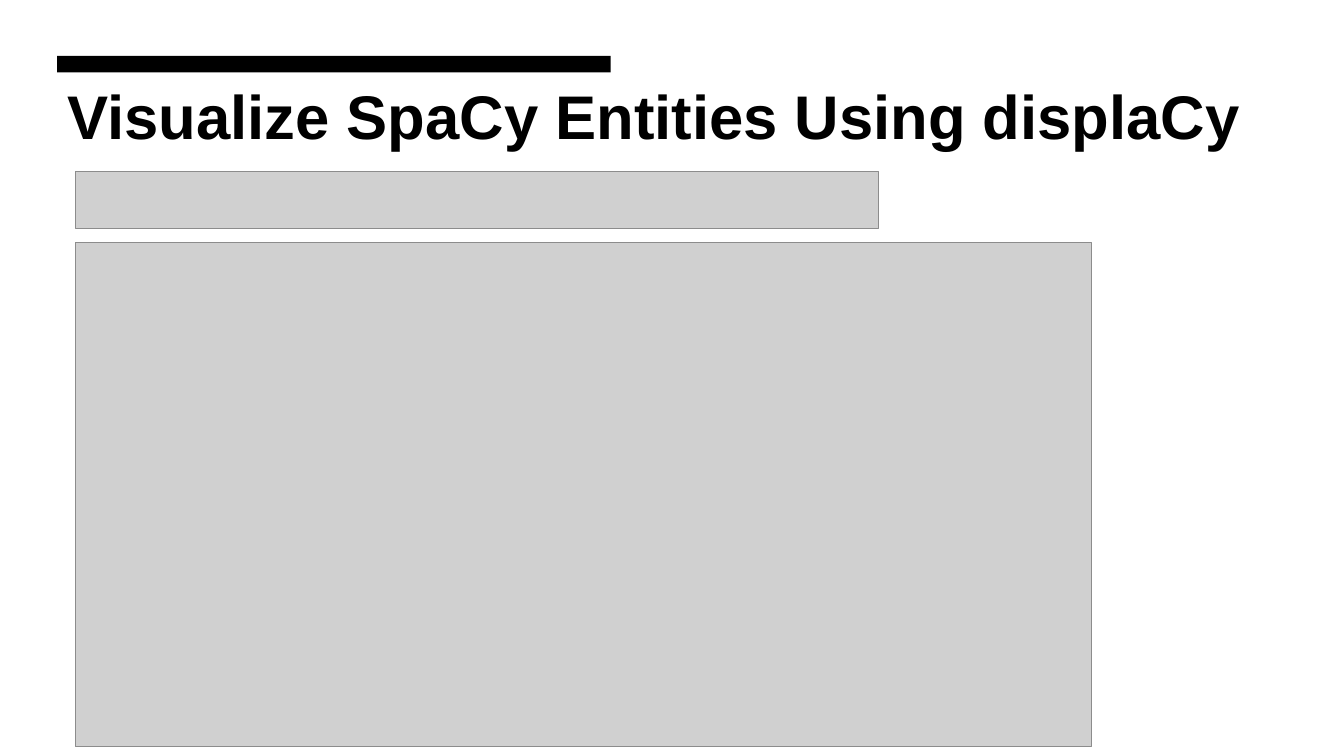
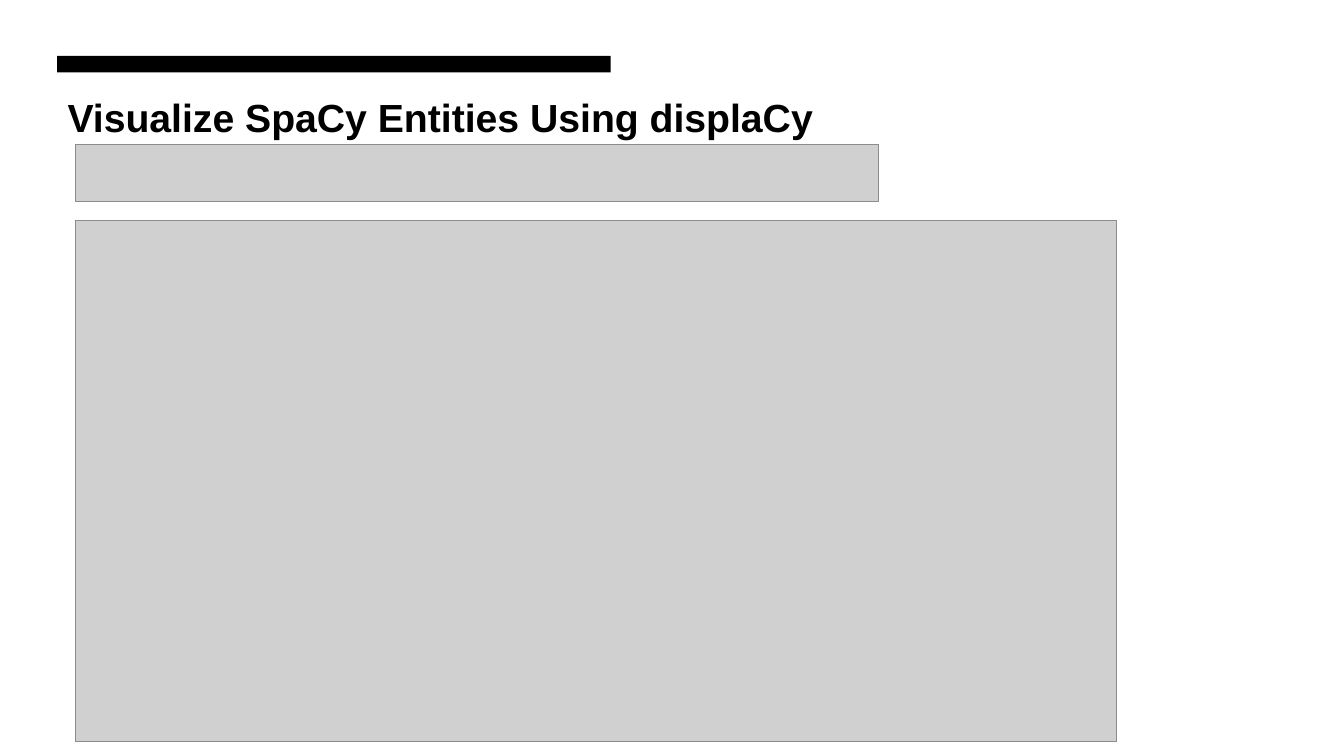
Before and after one commit to AnkitaSavaliya/AIH, a slide deck: slide 7 of MIMIC-III NLP.pptx (slide 6 before the commit). Drawn at 1344x756 pixels with LibreOffice and Linux fonts; fonts in the diff are those of the drawing; grey boxes stand for pictures. Boxes give left, top, right and bottom in pixels: in the first picture for what was removed or moved away, otherwise in the second. Text is boxed around its words. In the diff, an @@ line names an element or a change of style, - is before the commit and + after.

```diff
--- a/MIMIC-III NLP.pptx
+++ b/MIMIC-III NLP.pptx
@@ text "Visualize SpaCy Entities Using displaCy": place and size @@
-text "Visualize SpaCy Entities Using displaCy" at [68,94,1239,150]
+text "Visualize SpaCy Entities Using displaCy" at [68,103,813,140]
@@ text "Visualize SpaCy Entities Using displaCy" at [68,103,813,140]: size 44 to 28 pt @@
@@ picture: place and size @@
-picture at [76,171,879,228]
+picture at [76,144,879,201]
@@ picture: place and size @@
-picture at [76,242,1092,747]
+picture at [76,221,1116,742]
```
Also in this commit, not shown: 6 other slides changed, 1 slide added, 1 other file.
